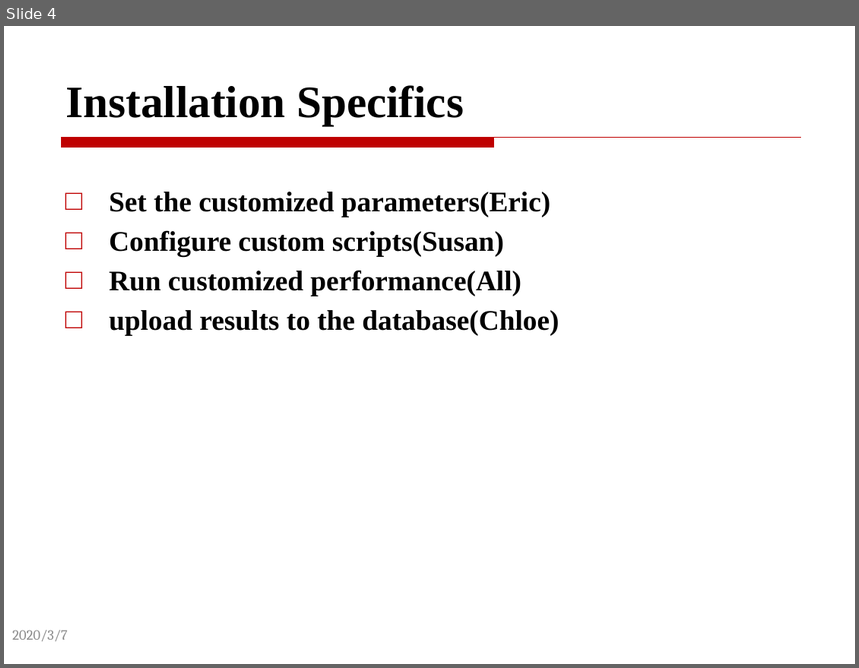
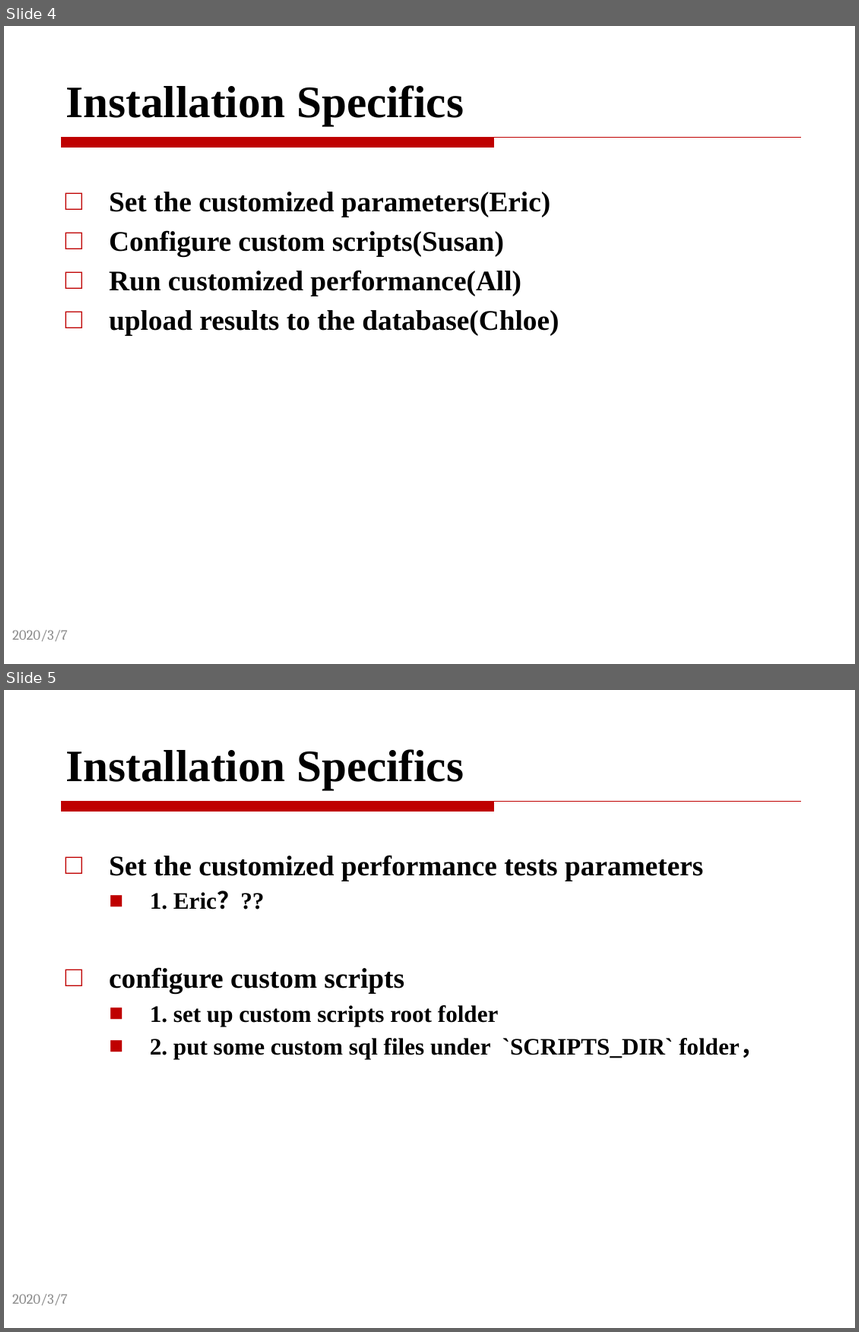
Before and after one commit to JonStark3123/django-postgres-stack, a slide deck: presentation.pptx. Shown one above the other, each under a label of ours: slide 4 before the commit, slides 4 and 5 after it. The pictures are 859x668 and 859x1332 pixels, drawn with LibreOffice and Linux fonts; fonts in the diff are those of the drawing. Boxes give left, top, right and bottom in pixels: in the first picture for what was removed or moved away, otherwise in the second. Text is boxed around its words. In the diff, an @@ line names an element or a change of style, - is before the commit and + after.

```diff
--- a/presentation.pptx
+++ b/presentation.pptx
@@ slide 5 added at (4, 690, 855, 1328), background #FFFFFF; not listed: 1 template element that a slide beside it also shows @@
@@ title added at (66, 749, 464, 790), 38 pt, text #000000, bold @@
+Installation Specifics
@@ text added at (109, 855, 764, 1059), 20 pt, text #000000, bold @@
+□ Set the customized performance tests parameters
+  ■ 1. Eric？??
+□ configure custom scripts
+  ■ 1. set up custom scripts root folder
+  ■ 2. put some custom sql files under `SCRIPTS_DIR` folder，
@@ text added at (12, 1294, 67, 1306), 12 pt, text #8C8C8C @@
+2020/3/7
```
Also in this commit, not shown: 5 slides changed, 6 other slides added, 1 other file.
